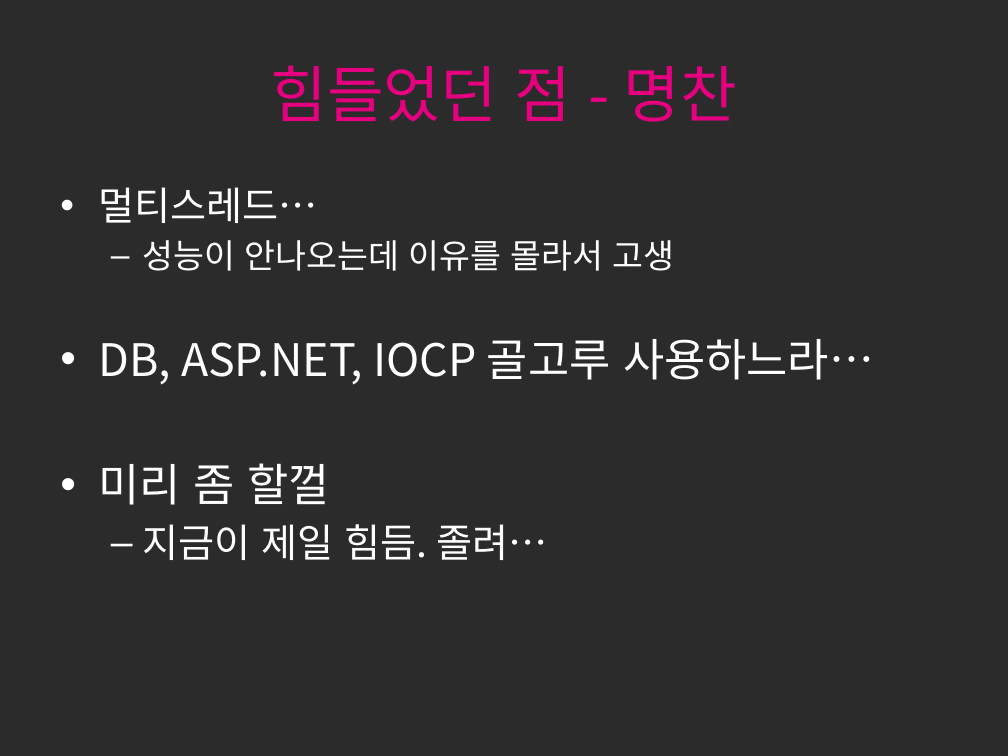
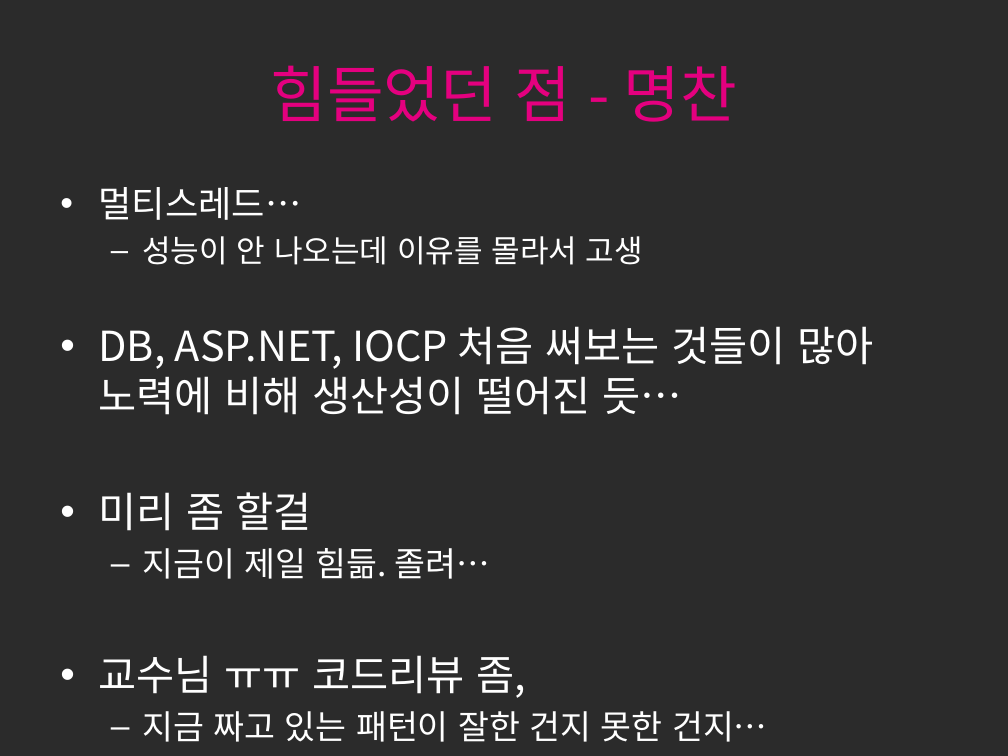
Before and after one commit to seokmin/2016ServerProject, a slide deck: slide 25 of 서버프로젝트.pptx. Drawn at 1008x756 pixels with LibreOffice and Linux fonts; fonts in the diff are those of the drawing; background and template pictures are left out; a plain dark background stands for a picture behind light text. Boxes give left, top, right and bottom in pixels: in the first picture for what was removed or moved away, otherwise in the second. Text is boxed around its words. In the diff, an @@ line names an element or a change of style, - is before the commit and + after.

```diff
--- a/서버프로젝트.pptx
+++ b/서버프로젝트.pptx
@@ text at (98,187,301,220): size 28 to 25.9 pt in "멀티스레드…" @@
@@ text at (98,236,873,742): text changed; size 32 to 29.6 pt @@
-  – 성능이 안나오는데 이유를 몰라서 고생
-• DB, ASP.NET, IOCP 골고루 사용하느라…
-• 미리 좀 할껄
-  – 지금이 제일 힘듬. 졸려…
+  – 성능이 안 나오는데 이유를 몰라서 고생
+• DB, ASP.NET, IOCP 처음 써보는 것들이 많아 노력에 비해 생산성이 떨어진 듯…
+• 미리 좀 할걸
+  – 지금이 제일 힘듦. 졸려…
+• 교수님 ㅠㅠ 코드리뷰 좀,
+  – 지금 짜고 있는 패턴이 잘한 건지 못한 건지…
```
Also in this commit, not shown: 2 other slides changed.
